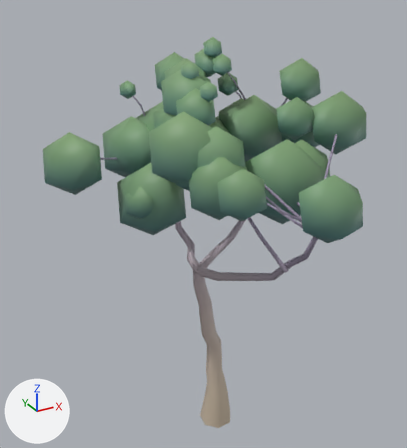
The glTF model assets/environment/vegetation/trees/seed/seed_tree_a.glb, before and after one commit.
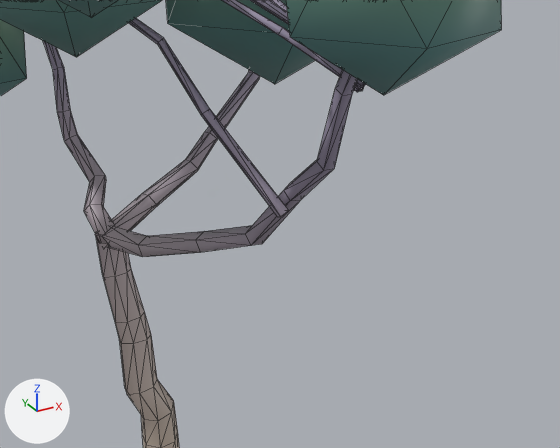
Each version is shown whole from a camera (50 mm lens) standing at (-8.86, -15.07, 15.28) and looking at (-0.73, -0.29, 7.9), then close up from a camera (50 mm lens) standing at (-3.32, -9.92, 10.52) and looking at (1.43, -1.3, 6.21). Every picture has the same lights, and +X, +Y and +Z are marked at lower left. The first two pictures are the older version. The close-ups show mesh edges as thin lines. Objects named as collision shapes, trigger or cutter boxes, shadow casters or lower levels of detail are left out. Vertices at exactly the same position are counted once.

The first close-up shows 'seed_tree_a_LOD0'.
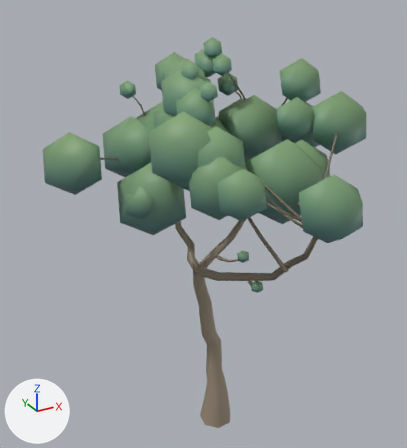
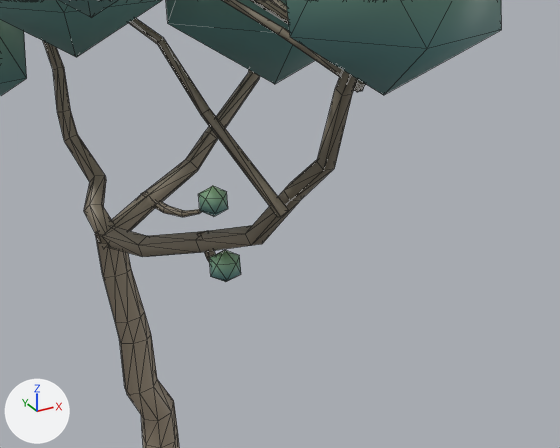
Scene script edits in JSON lines:
```json
{"block": "me_seed_tree_a_lod0", "where": "# used by ob_seed_tree_a_lod0; location = (0.0, 0.0, 0.0)"}
{"op": "remove", "block": "me_seed_tree_a_lod0", "code": "me_seed_tree_a_lod0.from_pydata(...)  # 1784 vertices, 2178 faces; spans x -5.86..4.38, y -6.61..4.8, z -0.73..14.06"}
{"op": "add", "block": "me_seed_tree_a_lod0", "code": "me_seed_tree_a_lod0.from_pydata(...)  # 1867 vertices, 2282 faces; spans x -5.86..4.38, y -6.61..4.8, z -0.73..14.06"}
{"block": "me_seed_tree_a_lod0", "change": "me_seed_tree_a_lod0 part 1: a new loose piece, an icosphere of 20 faces spanning x 0.71..1.15, y -0.38..0.04, z 6.0..6.49, in mat_seedcore"}
{"block": "me_seed_tree_a_lod0", "change": "me_seed_tree_a_lod0 part 2: a new loose piece, an icosphere of 20 faces spanning x 0.0..0.4, y -2.32..-1.95, z 6.01..6.45, in mat_seedcore"}
{"block": "me_seed_tree_a_lod0", "change": "me_seed_tree_a_lod0 part 3: a new loose piece of 20 vertices spanning x 0.17..0.95, y -0.19..0.98, z 5.89..6.26, in mat_toon"}
{"block": "me_seed_tree_a_lod0", "change": "me_seed_tree_a_lod0 part 4: a new loose piece of 20 vertices spanning x 0.05..0.22, y -2.15..-1.63, z 6.1..6.55, in mat_toon"}
{"block": "me_seed_tree_a_lod0", "change": "me_seed_tree_a_lod0 part 5: 1438 kept faces spanning x -4.57..3.31, y -5.22..3.28, z -0.73..13.25 get new vertex colours; the middle colour goes from light grey #b5aac5 to brown #908673"}
{"block": "me_seed_tree_a_lod0", "change": "other edits to the shape of me_seed_tree_a_lod0 do not show in these pictures"}
```

Boxes (x1, y1, x2, y2) around the edits, measured in the close-ups (560 x 448 px):
```json
{"part": 1, "of": "me_seed_tree_a_lod0", "change": "added", "after": [198, 186, 228, 216]}
{"part": 2, "of": "me_seed_tree_a_lod0", "change": "added", "after": [209, 250, 241, 282]}
{"part": 3, "of": "me_seed_tree_a_lod0", "change": "added", "after": [141, 192, 201, 217]}
{"part": 4, "of": "me_seed_tree_a_lod0", "change": "added", "after": [197, 230, 215, 261]}
{"part": 5, "of": "me_seed_tree_a_lod0", "change": "recoloured", "before": [43, 0, 366, 448], "after": [43, 0, 366, 448]}
```
